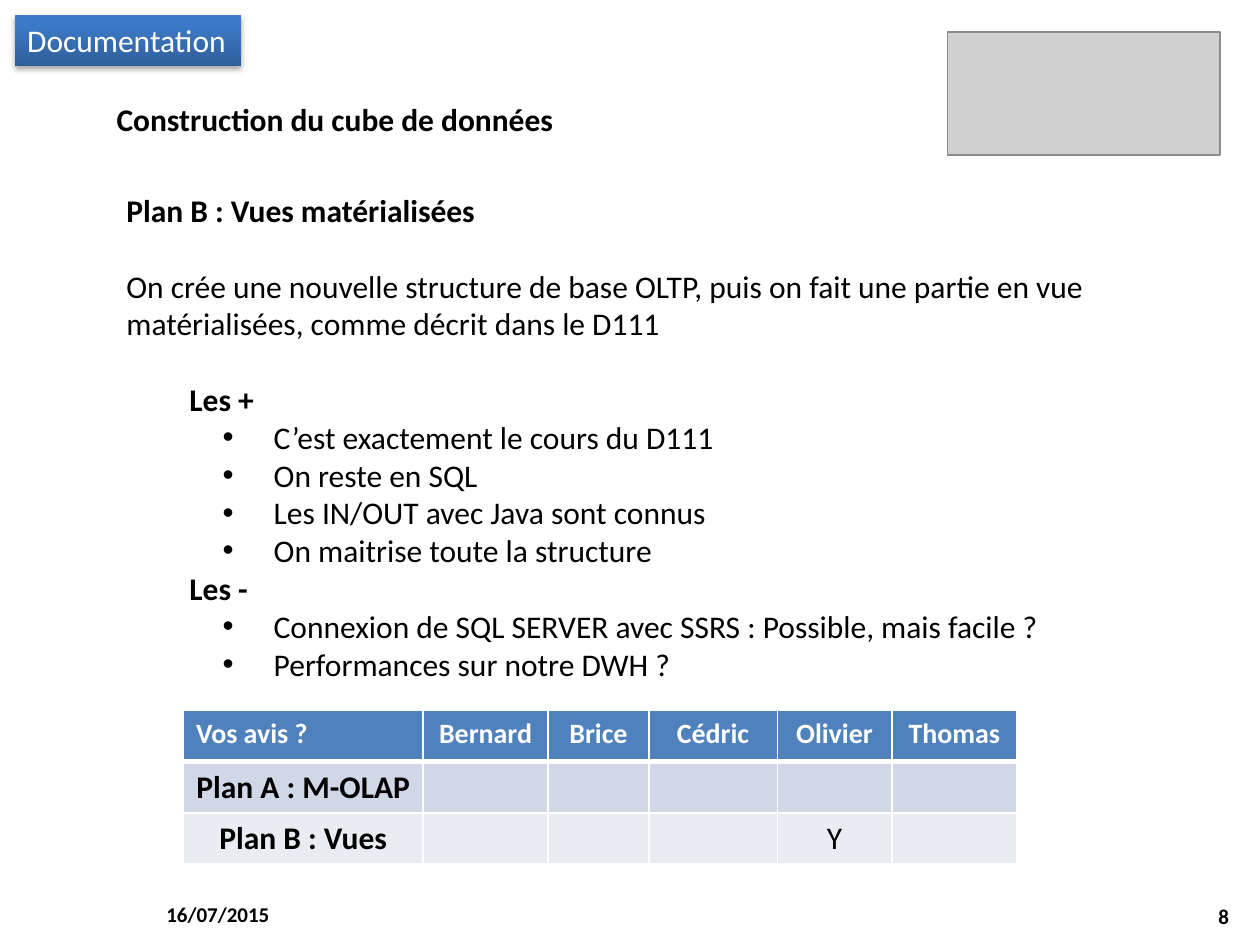
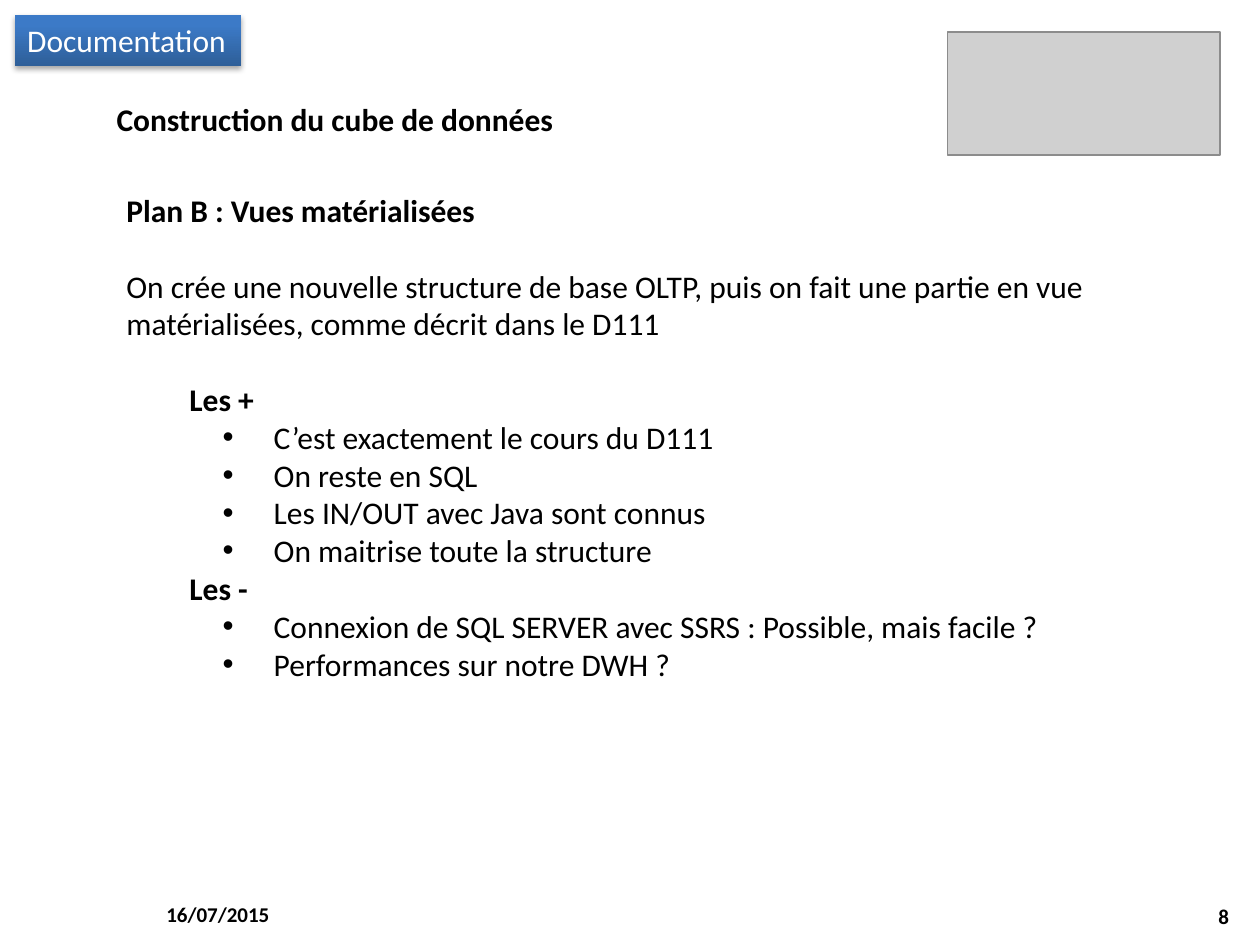
Before and after one commit to M2SIID-ODE/Projet_ODE, a slide deck: slide 8 of Documentation/4 - Suivi projet/Point_Equipe_2015-07-16.pptx. Drawn at 1260x945 pixels with LibreOffice and Linux fonts; fonts in the diff are those of the drawing; grey boxes stand for pictures; background and template pictures are left out. Boxes give left, top, right and bottom in pixels: in the first picture for what was removed or moved away, otherwise in the second. Text is boxed around its words. In the diff, an @@ line names an element or a change of style, - is before the commit and + after.

```diff
--- a/Documentation/4 - Suivi projet/Point_Equipe_2015-07-16.pptx
+++ b/Documentation/4 - Suivi projet/Point_Equipe_2015-07-16.pptx
@@ table removed at (184,711,1017,864), 3 rows, 6 columns @@
-Vos avis ? | Bernard | Brice | Cédric | Olivier | Thomas
-Plan A : M-OLAP |  |  |  |  | 
-Plan B : Vues |  |  |  | Y | 
```
Also in this commit, not shown: 3 other slides changed, 1 slide added.
